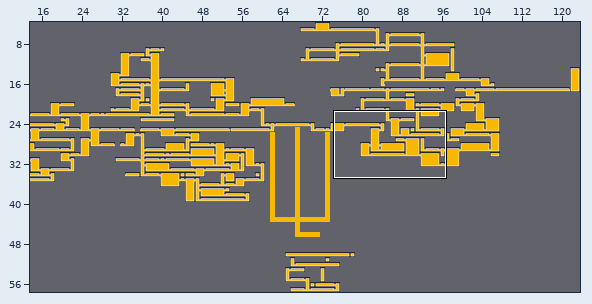
Two versions of a level (Tiled map, maps/worldmaptiles.tmx). Above: a wide view before the commit, with the close-up outlined.
Close-up. As it was:
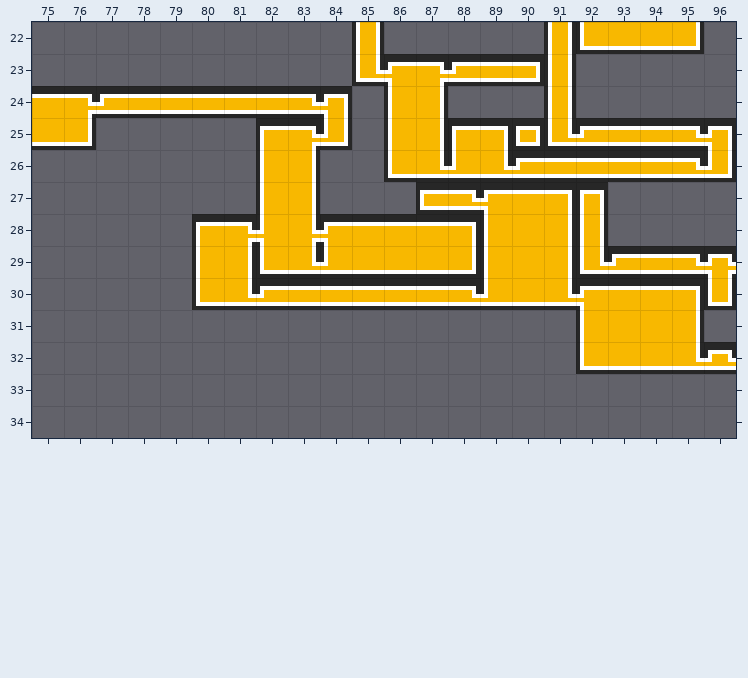
Cells are 16x16 px. Shown: x 75..96, y 22..34. The commit also changed other parts of the map, which this record leaves out.
After:
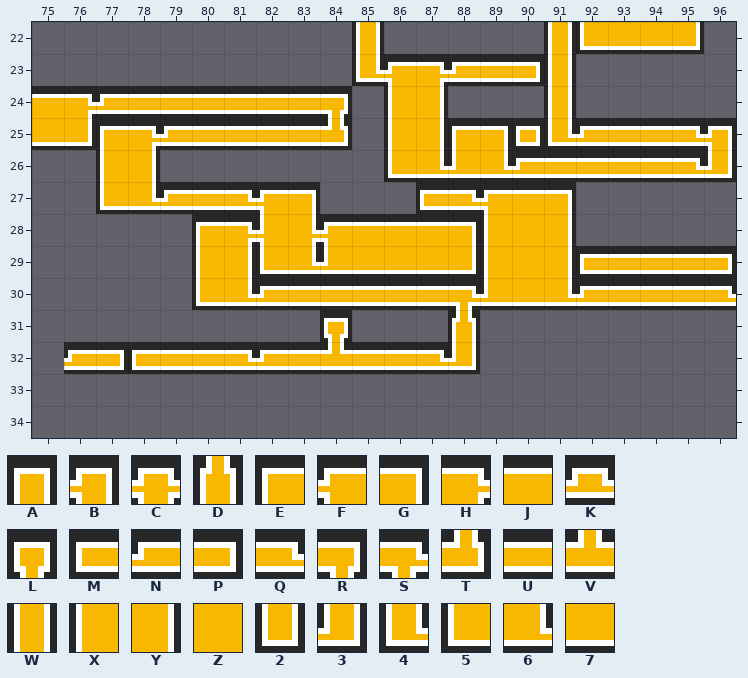
Key: from "maptiles": A 0, B 1, C 3, D 8, E 16, F 17, G 32, H 34, J 48, K 67, L 68, M 80, N 81, P 96, Q 98, R 100, S 102, T 104, U 112, V 120, W 128, X 144, Y 160, Z 176, 2 192, 3 193, 4 194, 5 208, 6 226, 7 240.
_ is an empty cell.
What changed:
Layer "pits":
y 24: x 83..84 QB -> UR
y 25: x 77..84 _____EH3 -> EHNUUUUT
y 26: x 77..78 __ -> XY; x 82..83 XY -> __
y 27: x 77..83 _____XY -> 56NUQFG; x 92 A -> _
y 28: x 92 W -> _
y 29: x 92..93 4N -> MU; x 95..96 QC -> UP
y 30: x 88 Q -> S; x 92..96 FJJG2 -> NUUUQ
y 31: x 84 _ -> L; x 88 _ -> D; x 92..95 XZZY -> ____
y 32: x 76..88 _____________ -> NPMUUQNUVUUQ3; x 92..96 5776K -> _____
Pixel boxes of the changes (left, top, right, bottom) in both close-ups:
changed: (96, 94, 348, 214)
changed: (576, 182, 736, 374)
changed: (64, 302, 480, 374)
